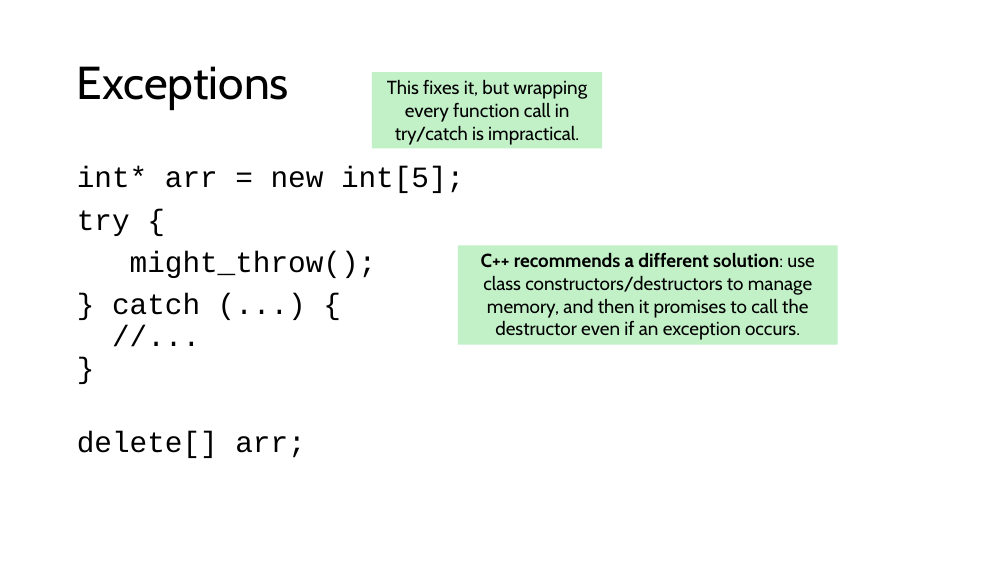
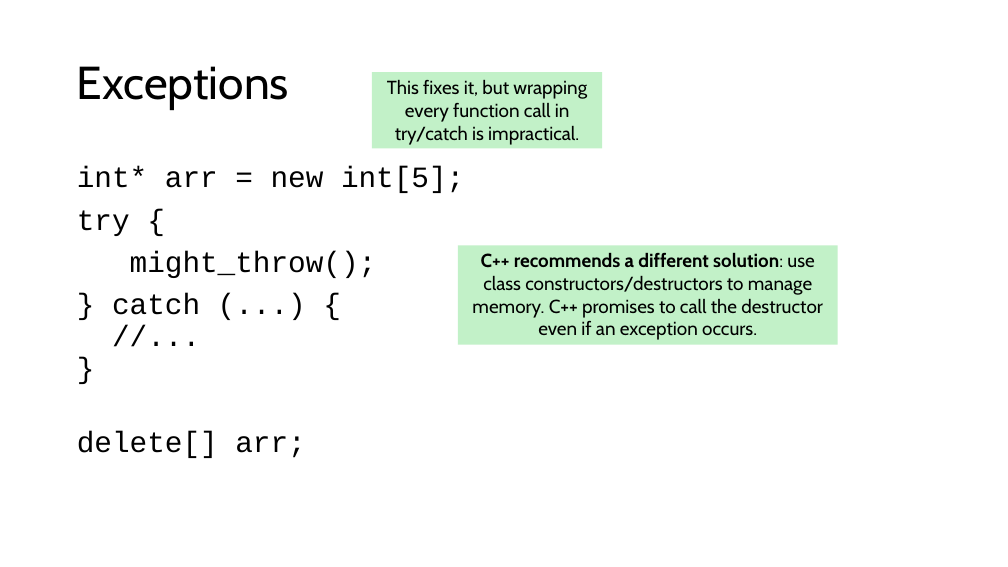
Before and after one commit to tjd1234/cmpt125spring2026, a slide deck: slide 18 of notes/week8/week8.pptx (slide 13 before the commit). Drawn at 1008x567 pixels with LibreOffice and Linux fonts; fonts in the diff are those of the drawing. Boxes give left, top, right and bottom in pixels: in the first picture for what was removed or moved away, otherwise in the second. Text is boxed around its words. In the diff, an @@ line names an element or a change of style, - is before the commit and + after.

```diff
--- a/notes/week8/week8.pptx
+++ b/notes/week8/week8.pptx
@@ text in rectangle at (472, 252, 823, 340): text changed @@
-C++ recommends a different solution: use class constructors/destructors to manage memory, and then it promises to call the destructor even if an exception occurs.
+C++ recommends a different solution: use class constructors/destructors to manage memory. C++ promises to call the destructor even if an exception occurs.
```
Also in this commit, not shown: 6 other slides changed, 12 slides added, 19 other files.
